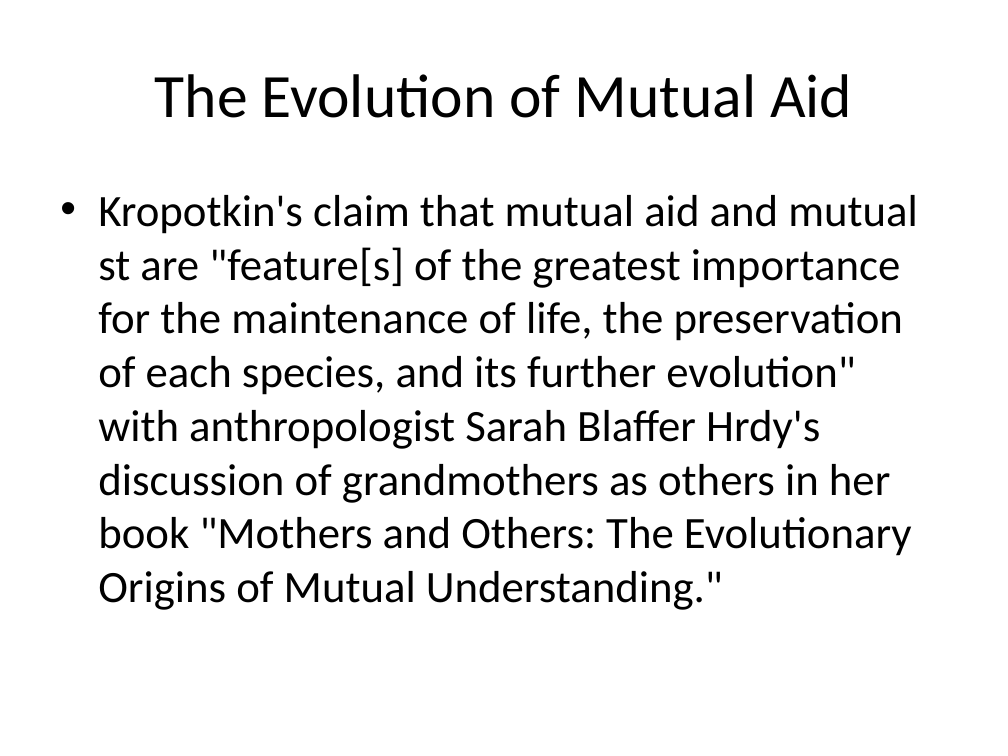
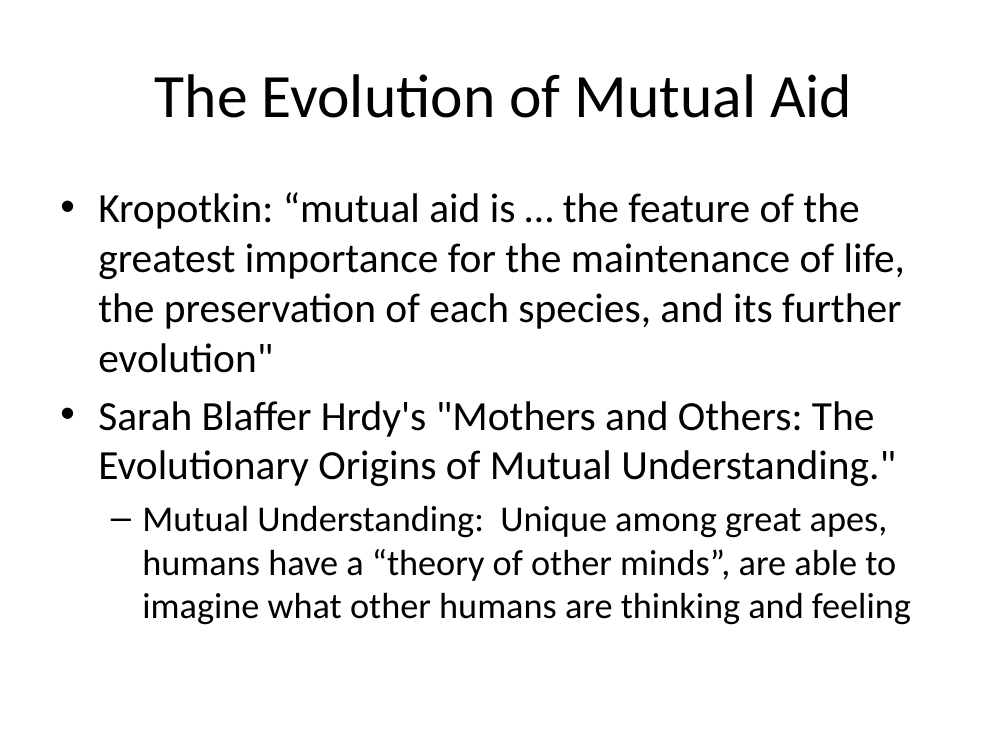
Before and after one commit to mcverter/Dissertation, a slide deck: slide 2 of work/__NEWEST__/KaG/220814_ASN_GRANARCHISM.pptx (slide 6 before the commit). Drawn at 1008x756 pixels with LibreOffice and Linux fonts; fonts in the diff are those of the drawing. Boxes give left, top, right and bottom in pixels: in the first picture for what was removed or moved away, otherwise in the second. Text is boxed around its words. In the diff, an @@ line names an element or a change of style, - is before the commit and + after.

```diff
--- a/work/__NEWEST__/KaG/220814_ASN_GRANARCHISM.pptx
+++ b/work/__NEWEST__/KaG/220814_ASN_GRANARCHISM.pptx
@@ text at bbox=[98, 192, 911, 625]: text changed; size 32 to 29.6 pt @@
-• Kropotkin's claim that mutual aid and mutual st are "feature[s] of the greatest importance for the maintenance of life, the preservation of each species, and its further evolution" with anthropologist Sarah Blaffer Hrdy's discussion of grandmothers as others in her book "Mothers and Others: The Evolutionary Origins of Mutual Understanding."
+• Kropotkin: “mutual aid is … the feature of the greatest importance for the maintenance of life, the preservation of each species, and its further evolution"
+• Sarah Blaffer Hrdy's "Mothers and Others: The Evolutionary Origins of Mutual Understanding."
+  – Mutual Understanding: Unique among great apes, humans have a “theory of other minds”, are able to imagine what other humans are thinking and feeling
```
Also in this commit, not shown: 8 slides added, 4 slides removed, 1 other file.
